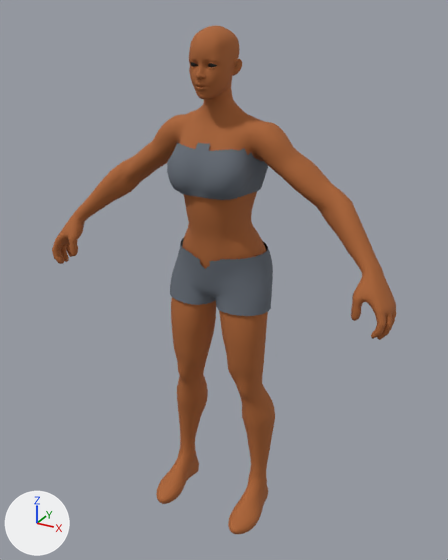
One commit to the glTF model public/models/twin-human-female-v1.glb: the scene before it, then after it.
One viewpoint serves both versions: a 50 mm camera at (0.951, -1.674, 1.766) aimed at (0.012, 0.033, 0.913). The axes (+X, +Y, +Z) are drawn at lower left. The lights are the same throughout. The older version comes first. Both versions are drawn at the pose saved in each file; the numbers are the values there.

Objects in the first picture: 'Object_9', 'twin-shorts', 'twin-top' and 1 more.
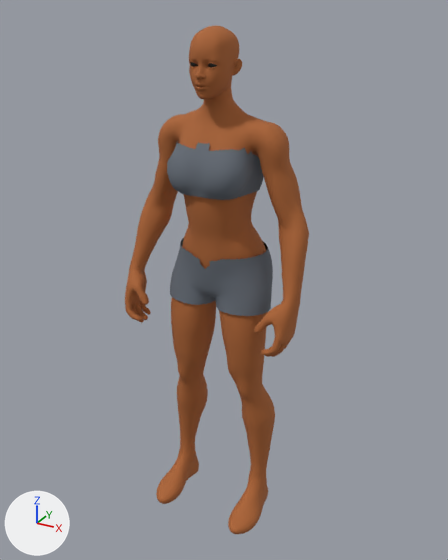
Commit message: Put the arms down: the figure stands instead of being measured

Changed parts and their boxes [x1, y1, x2, y2] in the pictures (448 x 560 px):
'Object_9', posed (46% narrower)
    before: [52, 25, 396, 534]
    after: [125, 25, 309, 534]
'twin-top', posed
    before: [167, 141, 268, 200]
    after: [167, 142, 264, 200]
bone 'DEF-upper_arm.L_685', root to tip
    before: (272, 145) to (304, 172)
    after: (272, 145) to (285, 184)
bone 'DEF-upper_arm.R_809', root to tip
    before: (176, 135) to (153, 153)
    after: (176, 135) to (169, 169)

Patch to the scene script:
```diff
--- a/public/models/twin-human-female-v1.glb.py
+++ b/public/models/twin-human-female-v1.glb.py
@@ bone_def_upper_arm_l_685 @@
 bone_def_upper_arm_l_685 = bpy.data.objects['twin-origin'].pose.bones['DEF-upper_arm.L_685']  # child of 'ORG-shoulder.L_686'
-bone_def_upper_arm_l_685.rotation_quaternion = (1.0, 0.0, 0.0, 0.0)  # degrees (0, 0, 0)
+bone_def_upper_arm_l_685.rotation_quaternion = (0.954, 0.088, 0.022, -0.287)  # degrees (9, 5, -33)
@@ bone_def_upper_arm_r_809 @@
 bone_def_upper_arm_r_809 = bpy.data.objects['twin-origin'].pose.bones['DEF-upper_arm.R_809']  # child of 'ORG-shoulder.R_810'
-bone_def_upper_arm_r_809.rotation_quaternion = (1.0, 0.0, 0.0, 0.0)  # degrees (0, 0, 0)
+bone_def_upper_arm_r_809.rotation_quaternion = (0.954, 0.088, -0.022, 0.287)  # degrees (9, -5, 33)
```
